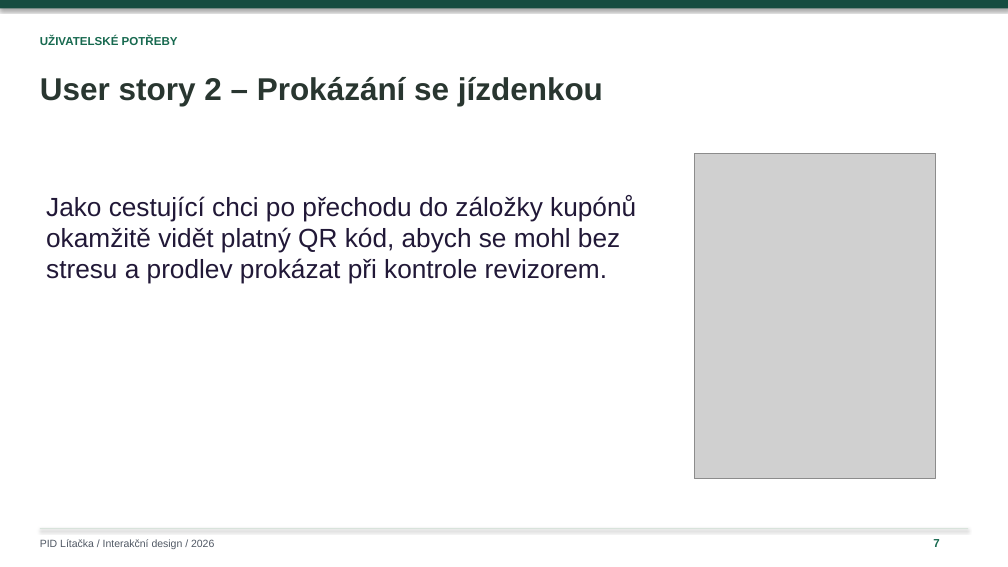
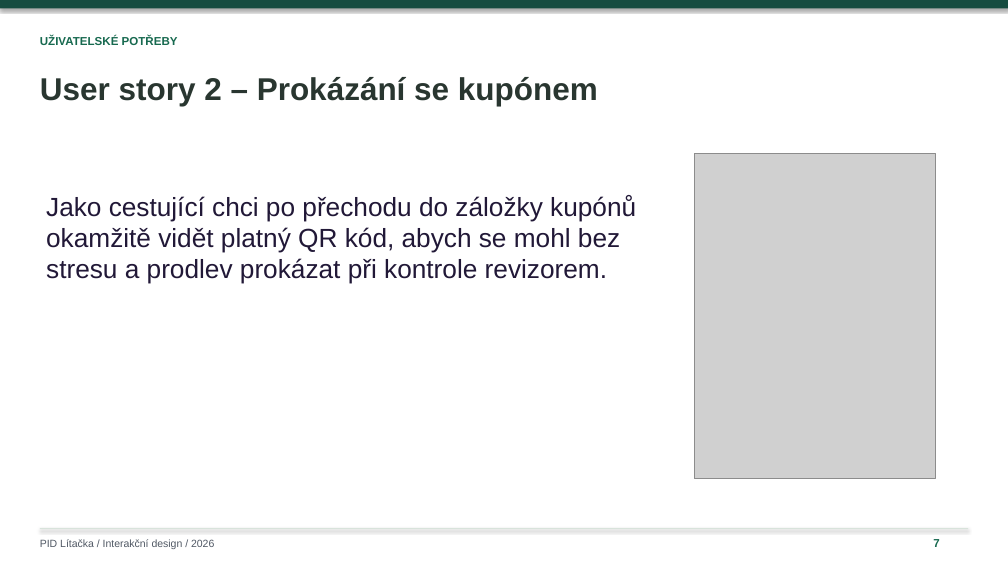
Before and after one commit to ShachPlay/ID_2026, a slide deck: slide 7 of PID-Litacka-Plichta-upravena.pptx. Drawn at 1008x567 pixels with LibreOffice and Linux fonts; fonts in the diff are those of the drawing; grey boxes stand for pictures. Boxes give left, top, right and bottom in pixels: in the first picture for what was removed or moved away, otherwise in the second. Text is boxed around its words. In the diff, an @@ line names an element or a change of style, - is before the commit and + after.

```diff
--- a/PID-Litacka-Plichta-upravena.pptx
+++ b/PID-Litacka-Plichta-upravena.pptx
@@ text at <box>40,77,598,106</box>: text changed @@
-User story 2 – Prokázání se jízdenkou
+User story 2 – Prokázání se kupónem
```
Also in this commit, not shown: 7 other slides changed, 1 slide added, 1 slide removed.
